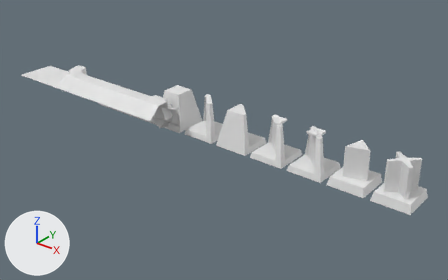
One commit to the Blender file Assets/~Sources~/Blender/Tiles.blend: the scene before it, then after it.
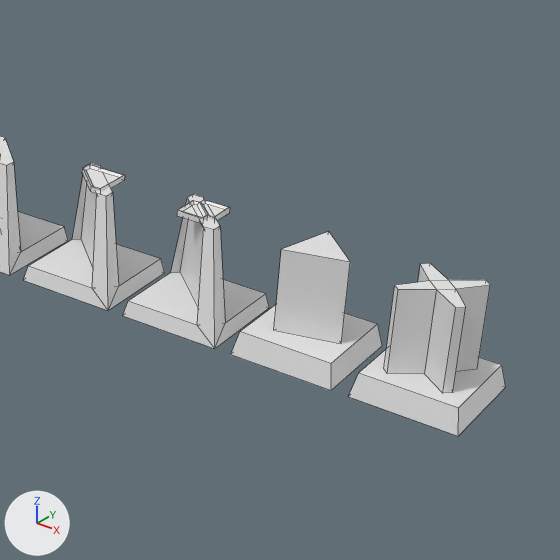
There are two pictures of each version: one whole from a 50 mm lens placed at (11.98, -10.64, 6.55), pointed at (3.64, -0.21, 0.09), one close up on the part from 54% to 100% of the width and 19% to 93% of the height. Arrows for +X, +Y and +Z are at lower left; the lights stay in place. The close-ups show mesh edges as thin lines.

Objects in the first close-up: 'Diffraction Grid', 'One Side Mirror', 'One Way Mirror', 'Prism', 'Two Way Mirror'.
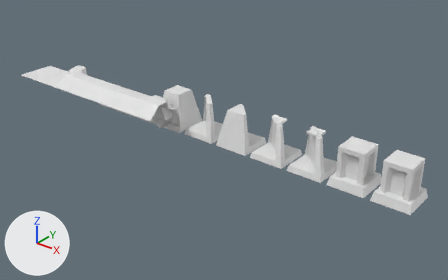
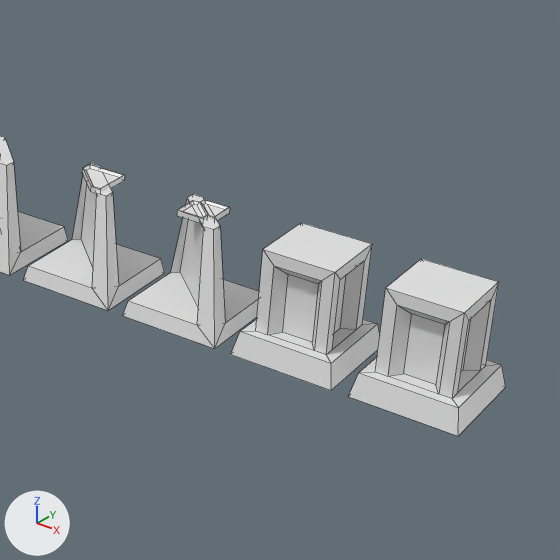
Where the change shows, as pixel boxes (x1, y1, x2, y2) in the close-ups (560 x 560 px; the box of a moved part takes in the faces that stretch with it):
'Diffraction Grid', reshaped
    before: (348, 263, 506, 436)
    after: (348, 259, 506, 436)
'Prism', reshaped
    before: (231, 231, 382, 390)
    after: (231, 223, 380, 390)
part 1 of me_tile_001, built on
    before: (274, 231, 350, 344)
    after: (240, 223, 377, 363)
part 2 of me_tile_002, moved or reshaped
    before: (384, 263, 490, 393)
    after: (359, 259, 501, 408)

The edits, one by one:
Material 'Material' (mat_material) is new.
Its base color is (0.8, 0.8, 0.8) (white #e7e7e7).
Its roughness is 0.4.
me_tile_001 is used by ob_prism; location (7.0, 0.0, 0.0).
me_tile_001 had 14 vertices, 10 faces and spanned x -0.43..0.43, y -0.43..0.43, z 0.0..0.9.
me_tile_001 now has 48 vertices, 41 faces and spans x -0.43..0.43, y -0.43..0.43, z 0.0..0.9.
me_tile_001 part 1: 6 vertices removed from x -0.193..0.309, y -0.21..0.292, z 0.2..0.9; 40 vertices added at x -0.3..0.3, y -0.3..0.3, z 0.2..0.9.
me_tile_001 now uses material mat_material (white #e7e7e7).
me_tile_001 now uses material mat_material_001 (white #e7e7e7).
me_tile_002 is used by ob_diffraction_grid; location (8.0, 0.0, 0.0).
me_tile_002 had 32 vertices, 27 faces and spanned x -0.43..0.43, y -0.43..0.43, z 0.0..0.9.
me_tile_002 now has 48 vertices, 41 faces and spans x -0.43..0.43, y -0.43..0.43, z 0.0..0.9.
me_tile_002 part 2: 24 vertices removed from x -0.27..0.27, y -0.27..0.27, z 0.2..0.9; 40 vertices added at x -0.3..0.3, y -0.3..0.3, z 0.2..0.9.
me_tile_002 now uses material mat_material (white #e7e7e7).
me_tile_002 now uses material mat_material_001 (white #e7e7e7).
